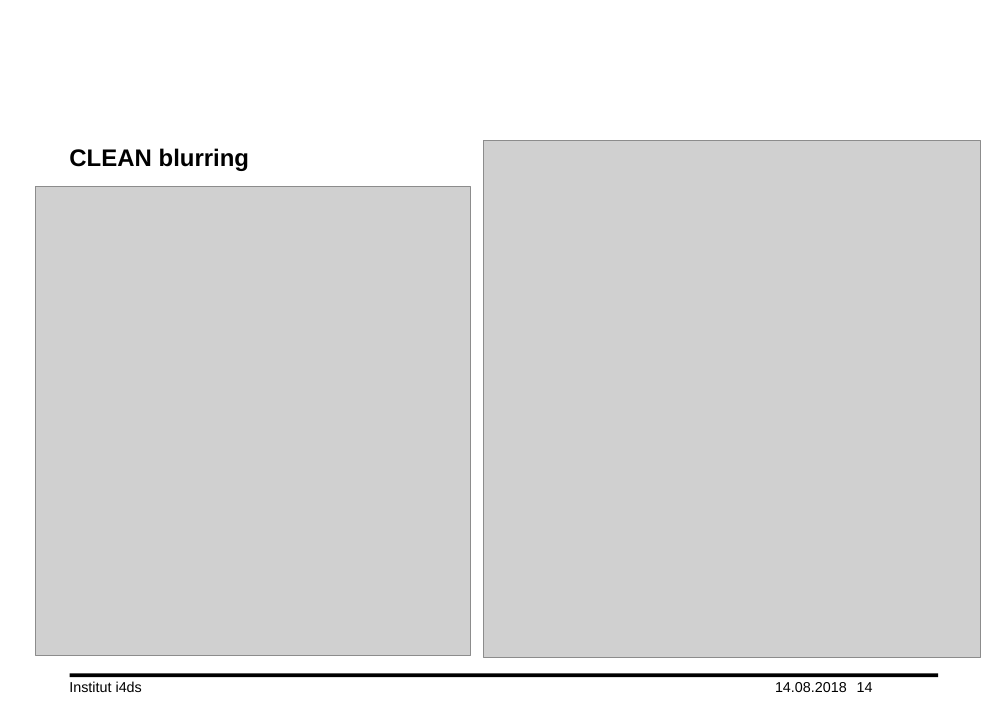
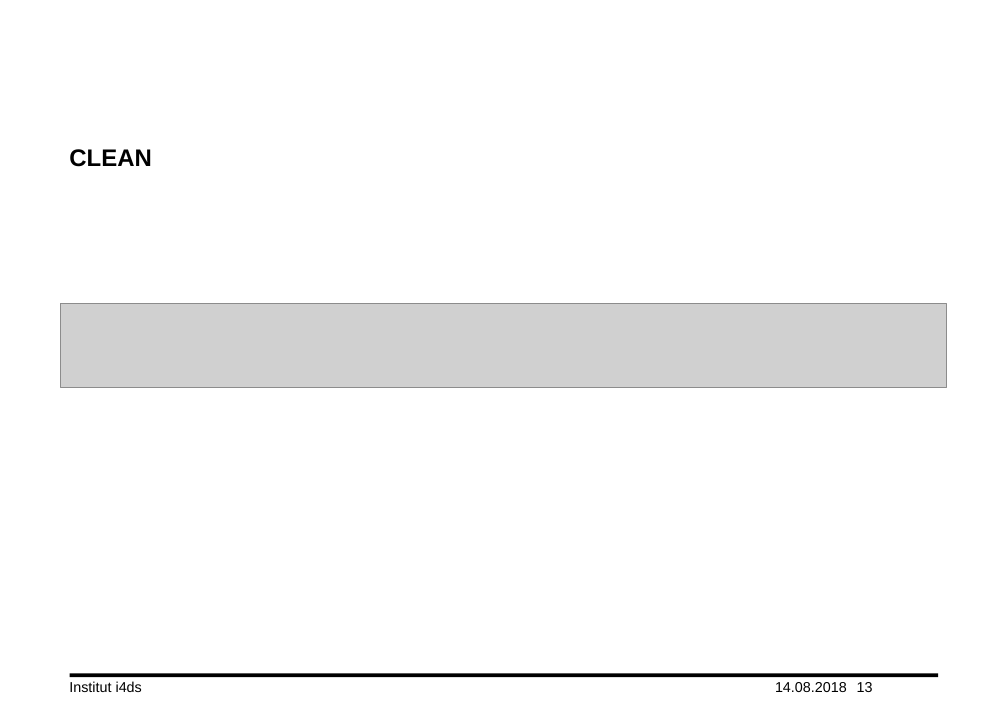
Before and after one commit to lord-blueberry/p7-doc, a slide deck: slide 13 of ppt/praes.pptx (slide 14 before the commit). Drawn at 1008x713 pixels with LibreOffice and Linux fonts; fonts in the diff are those of the drawing; grey boxes stand for pictures; background and template pictures are left out. Boxes give left, top, right and bottom in pixels: in the first picture for what was removed or moved away, otherwise in the second. Text is boxed around its words. In the diff, an @@ line names an element or a change of style, - is before the commit and + after.

```diff
--- a/ppt/praes.pptx
+++ b/ppt/praes.pptx
@@ title at <box>69,149,152,167</box>: text changed @@
-CLEAN blurring
+CLEAN
@@ picture removed at <box>484,141,980,658</box> @@
@@ picture removed at <box>35,187,470,655</box> @@
@@ picture added at <box>61,304,948,387</box> @@
@@ page number at <box>857,682,873,692</box>: text changed @@
-14
+13
```
Also in this commit, not shown: 7 other slides changed, 2 slides added.
